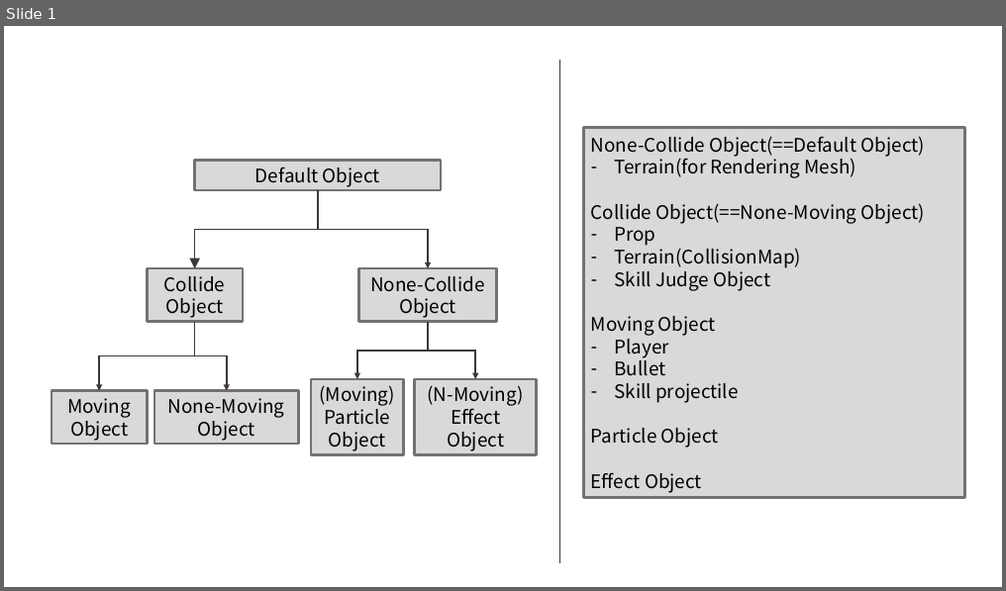
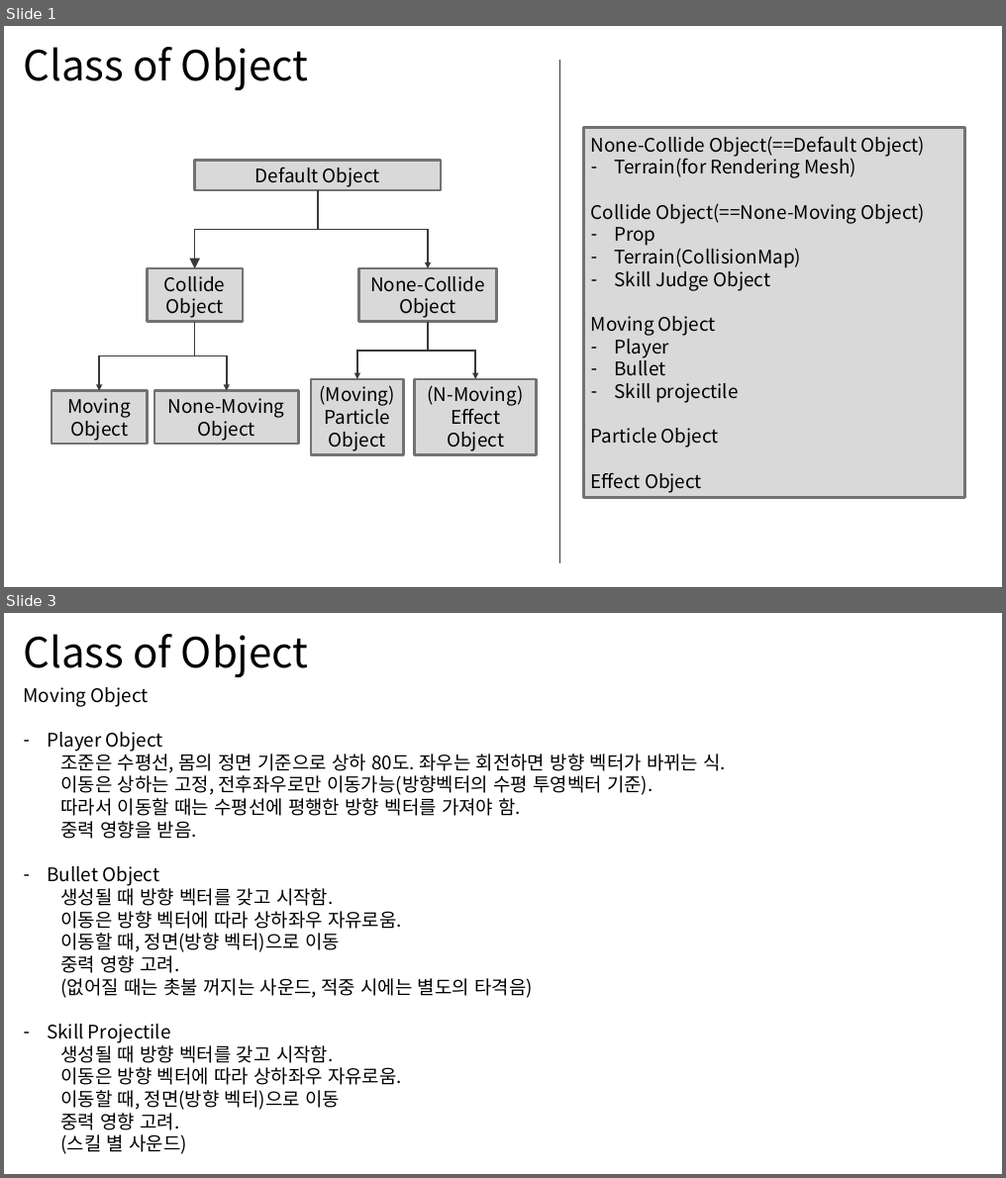
Before and after one commit to mado0421/morphosis, a slide deck: Morphosis/문서작업/생각정리용 기획문서.pptx. Shown one above the other, each under a label of ours: slide 1 before the commit, slides 1 and 3 after it; the slides between them are not shown. The pictures are 1006x591 and 1006x1178 pixels, drawn with LibreOffice and Linux fonts; fonts in the diff are those of the drawing. Boxes give left, top, right and bottom in pixels: in the first picture for what was removed or moved away, otherwise in the second. Text is boxed around its words. In the diff, an @@ line names an element or a change of style, - is before the commit and + after.

```diff
--- a/Morphosis/문서작업/생각정리용 기획문서.pptx
+++ b/Morphosis/문서작업/생각정리용 기획문서.pptx
@@ slide 3 added at (4, 613, 1002, 1174), background #FFFFFF @@
@@ text added at (24, 634, 309, 677), 40 pt, text #000000 @@
+Class of Object
@@ text added at (24, 687, 727, 1155), 18 pt, text #000000 @@
+Moving Object
+– Player Object
+  조준은 수평선, 몸의 정면 기준으로 상하 80도. 좌우는 회전하면 방향 벡터가 바뀌는 식.
+  이동은 상하는 고정, 전후좌우로만 이동가능(방향벡터의 수평 투영벡터 기준).
+  따라서 이동할 때는 수평선에 평행한 방향 벡터를 가져야 함.
+  중력 영향을 받음.
+– Bullet Object
+  생성될 때 방향 벡터를 갖고 시작함.
+  이동은 방향 벡터에 따라 상하좌우 자유로움.
+  이동할 때, 정면(방향 벡터)으로 이동
+  중력 영향 고려.
+  (없어질 때는 촛불 꺼지는 사운드, 적중 시에는 별도의 타격음)
+– Skill Projectile
+  생성될 때 방향 벡터를 갖고 시작함.
+  이동은 방향 벡터에 따라 상하좌우 자유로움.
+  이동할 때, 정면(방향 벡터)으로 이동
+  중력 영향 고려.
+  (스킬 별 사운드)
@@ slide 1 changed as well @@
@@ text added at (24, 47, 309, 90), 40 pt, text #000000 @@
+Class of Object
```
Also in this commit, not shown: 1 other slide added, 15 other files.
